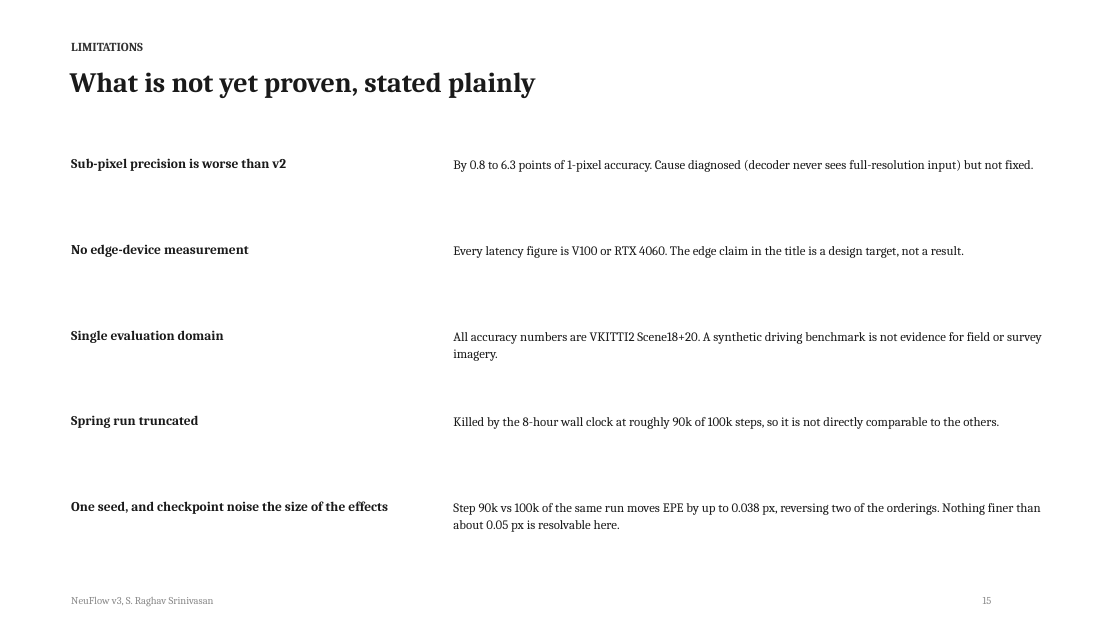
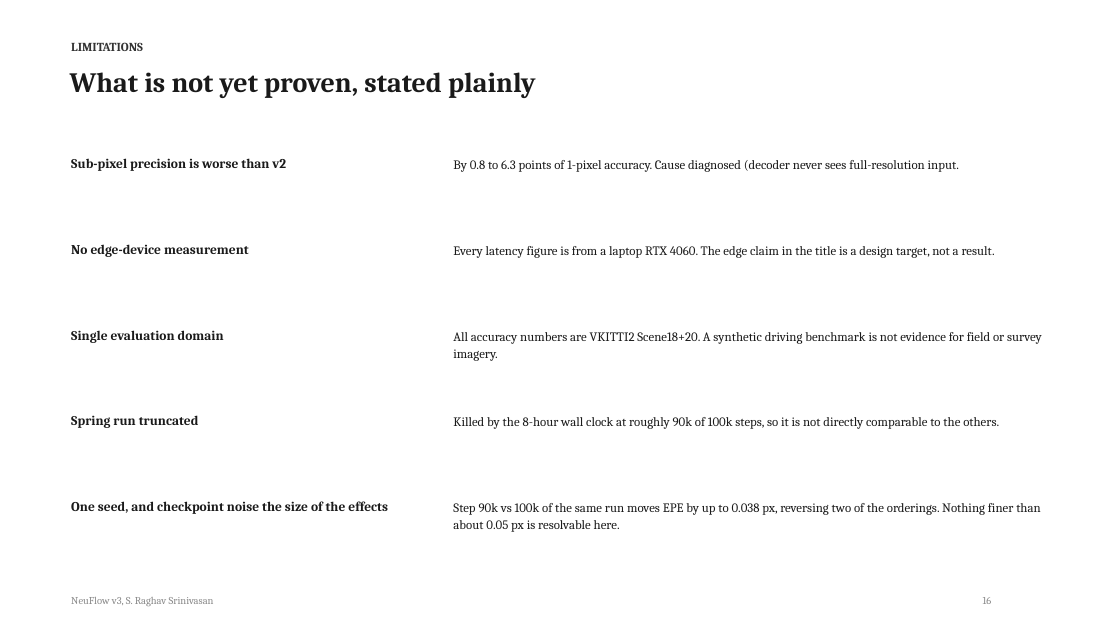
Before and after one commit to shrirag10/Neuflowv3, a slide deck: slide 16 of docs/NeuFlow_v3_status.pptx (slide 15 before the commit). Drawn at 1120x630 pixels with LibreOffice and Linux fonts; fonts in the diff are those of the drawing. Boxes give left, top, right and bottom in pixels: in the first picture for what was removed or moved away, otherwise in the second. Text is boxed around its words. In the diff, an @@ line names an element or a change of style, - is before the commit and + after.

```diff
--- a/docs/NeuFlow_v3_status.pptx
+++ b/docs/NeuFlow_v3_status.pptx
@@ text at (x1=453, y1=160, x2=959, y2=172): text changed @@
-By 0.8 to 6.3 points of 1-pixel accuracy. Cause diagnosed (decoder never sees full-resolution input) but not fixed.
+By 0.8 to 6.3 points of 1-pixel accuracy. Cause diagnosed (decoder never sees full-resolution input.
@@ text at (x1=453, y1=246, x2=995, y2=258): text changed @@
-Every latency figure is V100 or RTX 4060. The edge claim in the title is a design target, not a result.
+Every latency figure is from a laptop RTX 4060. The edge claim in the title is a design target, not a result.
@@ text at (x1=983, y1=597, x2=992, y2=604): text changed @@
-15
+16
```
Also in this commit, not shown: 10 other slides changed, 2 slides added, 1 slide removed, 11 other files.
